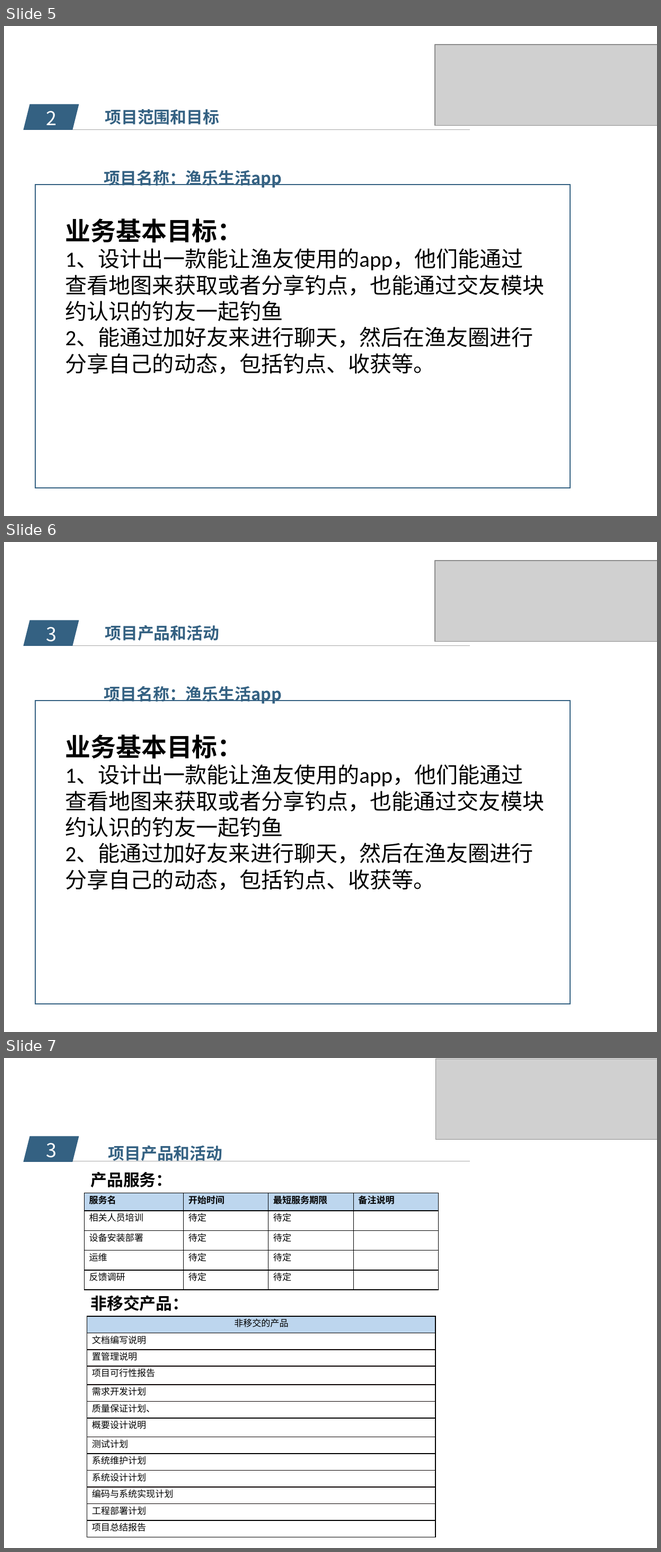
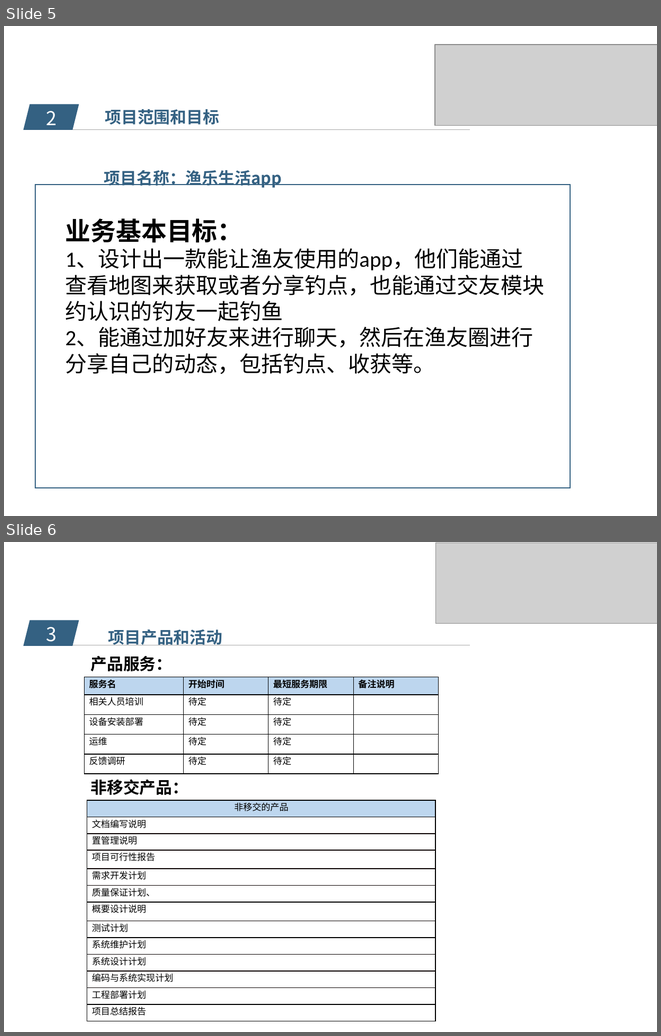
Before and after one commit to popopoi/PRD2018-G07, a slide deck: 项目计划/PRD2018-G07-项目计划PPT.pptx. Shown one above the other, each under a label of ours: slides 5, 6 and 7 before the commit, slides 5 and 6 after it. The pictures are 661x1552 and 661x1036 pixels, drawn with LibreOffice and Linux fonts; fonts in the diff are those of the drawing; grey boxes stand for pictures; background and template pictures are left out. Boxes give left, top, right and bottom in pixels: in the first picture for what was removed or moved away, otherwise in the second. Text is boxed around its words. In the diff, an @@ line names an element or a change of style, - is before the commit and + after.

Commit message:
起草［PRD2018-G07-成本管理计划／PRD2018-G07-采购管理计划］ 修订［PRD2018-G07-需求工程项目计划PPT／PRD2018-G07-需求工程项目计划］（ppt中删除了重复的一页，删除了原有的备注）

```diff
--- a/项目计划/PRD2018-G07-项目计划PPT.pptx
+++ b/项目计划/PRD2018-G07-项目计划PPT.pptx
@@ slide 6 removed at bbox=[4, 542, 657, 1032], background picture (left out) @@
@@ picture removed at bbox=[435, 560, 657, 641] @@
@@ parallelogram removed at bbox=[24, 620, 79, 646] @@
@@ text removed at bbox=[46, 627, 56, 642] @@
-3
@@ text removed at bbox=[105, 625, 220, 641] @@
-项目产品和活动
@@ line removed from (46, 645) to (469, 645) @@
@@ rectangle removed at bbox=[35, 700, 570, 1004] @@
@@ text removed at bbox=[104, 686, 282, 704] @@
-项目名称：渔乐生活app
@@ text removed at bbox=[65, 734, 545, 890] @@
-业务基本目标：
-1、设计出一款能让渔友使用的app，他们能通过
-查看地图来获取或者分享钓点，也能通过交友模块
-约认识的钓友一起钓鱼
-2、能通过加好友来进行聊天，然后在渔友圈进行
-分享自己的动态，包括钓点、收获等。
@@ what was slide 7 is now slide 6 @@
```
Also in this commit, not shown: 3 other files.
